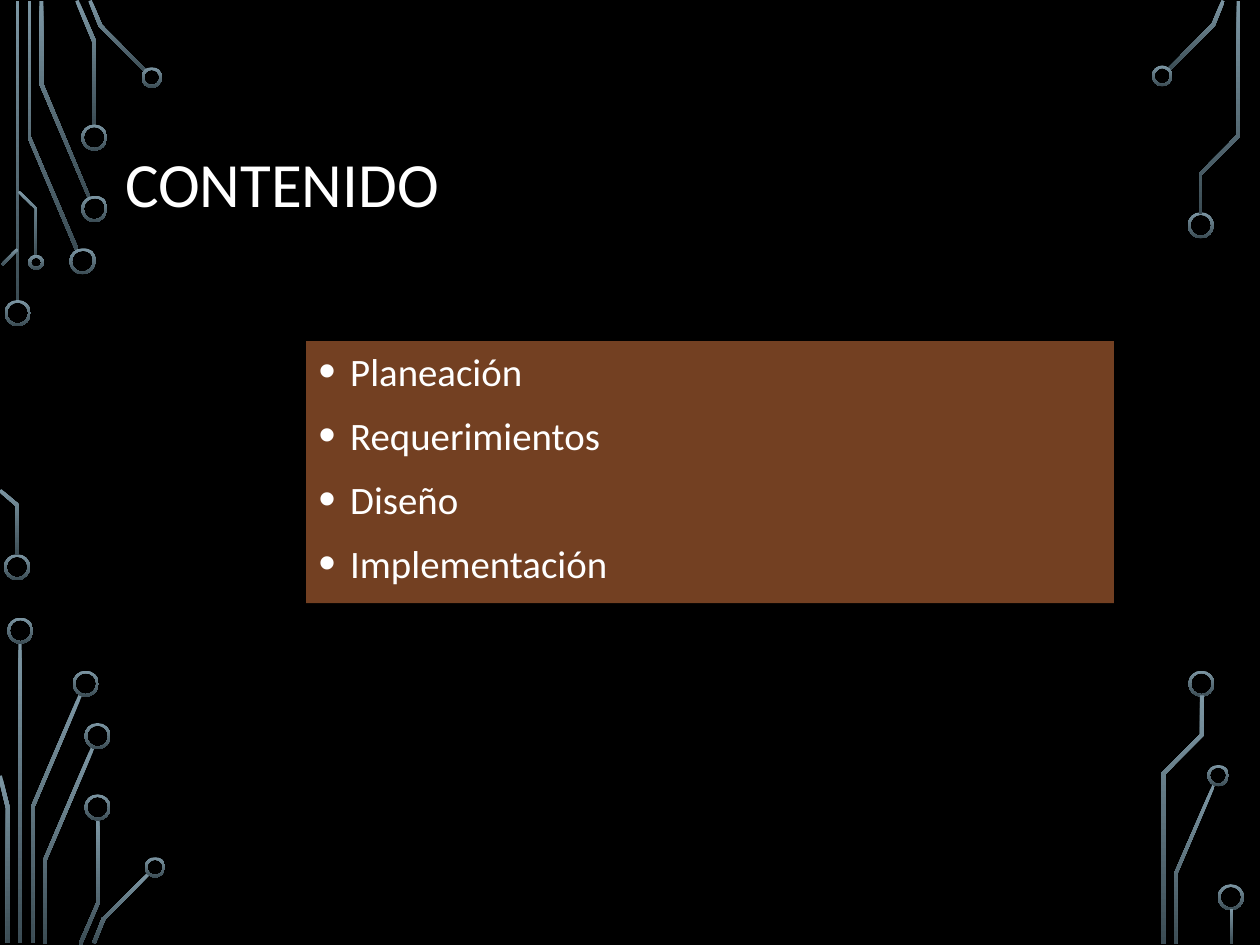
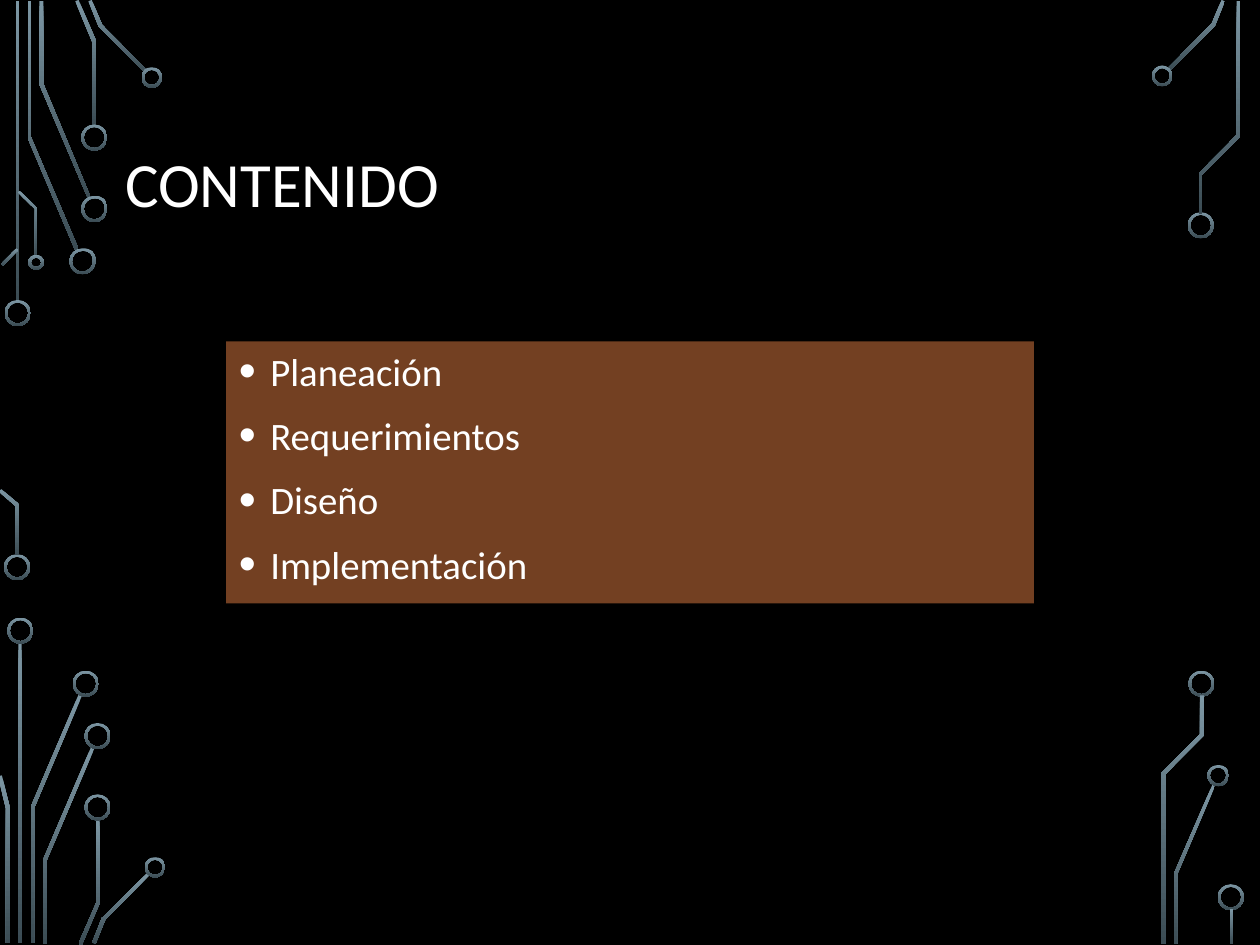
Before and after one commit to camiloXweird/IngenieriaDeSoftware, a slide deck: slide 2 of Documentos/Presentacion_PosmortemCiclo2.pptx. Drawn at 1260x945 pixels with LibreOffice and Linux fonts; fonts in the diff are those of the drawing; background and template pictures are left out. Boxes give left, top, right and bottom in pixels: in the first picture for what was removed or moved away, otherwise in the second. Text is boxed around its words. In the diff, an @@ line names an element or a change of style, - is before the commit and + after.

```diff
--- a/Documentos/Presentacion_PosmortemCiclo2.pptx
+++ b/Documentos/Presentacion_PosmortemCiclo2.pptx
@@ text "Planeación": place and size @@
-text "Planeación" at (306,341,1114,604)
+text "Planeación" at (226,341,1033,604)
```
Also in this commit, not shown: 14 other slides changed, 4 slides added, 2 slides removed, 1 other file.
